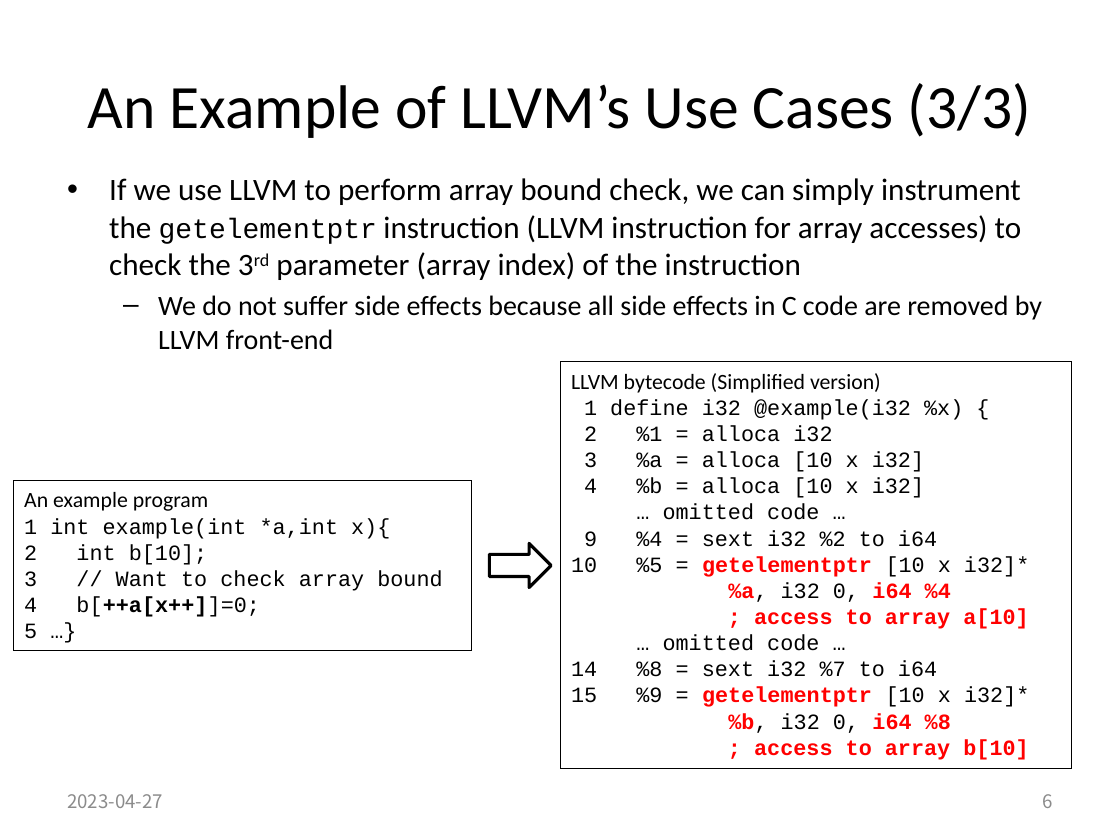
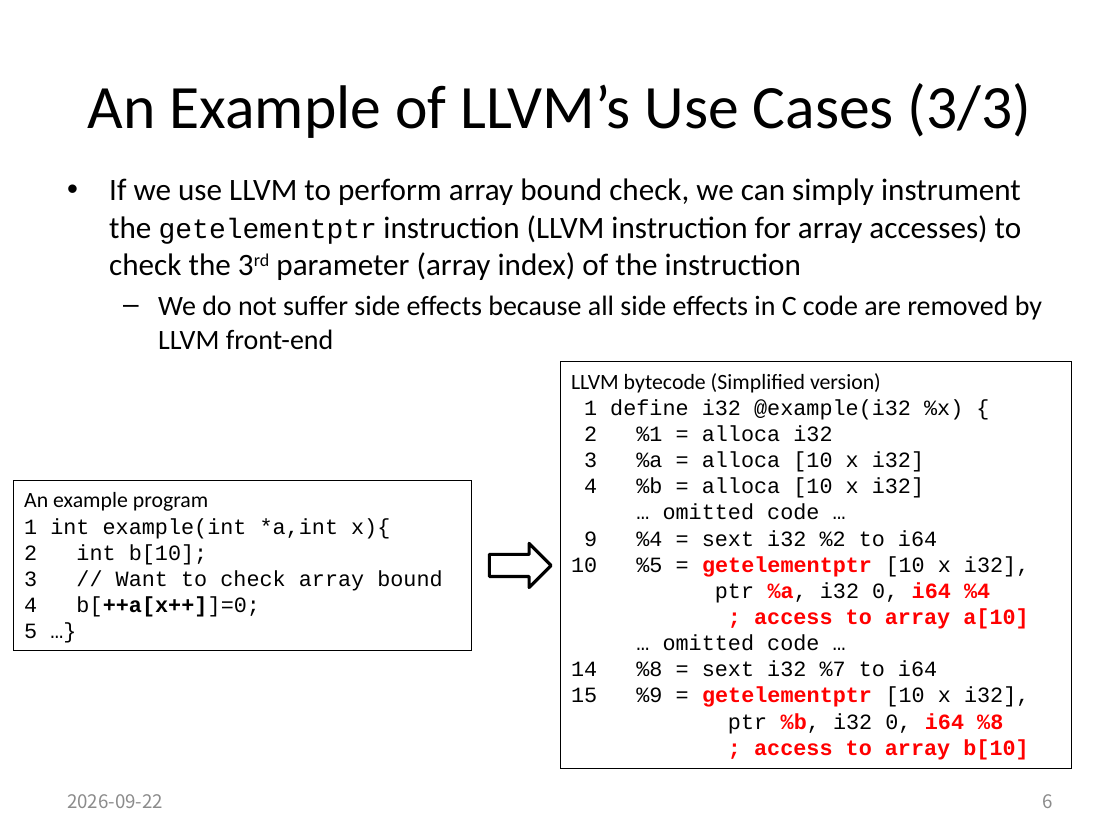
Before and after one commit to swtv-kaist/cs40508-fall26, a slide deck: slide 6 of 3-clang-llvm/lec14-clang-vs-llvm-v2.pptx. Drawn at 1120x840 pixels with LibreOffice and Linux fonts; fonts in the diff are those of the drawing. Boxes give left, top, right and bottom in pixels: in the first picture for what was removed or moved away, otherwise in the second. Text is boxed around its words. In the diff, an @@ line names an element or a change of style, - is before the commit and + after.

Commit message:
Lecture slides update according to LLVM version upgrade to 20

```diff
--- a/3-clang-llvm/lec14-clang-vs-llvm-v2.pptx
+++ b/3-clang-llvm/lec14-clang-vs-llvm-v2.pptx
@@ text in rectangle at <box>571,556,1029,603</box>: text changed @@
-10 %5 = getelementptr [10 x i32]*
-%a, i32 0, i64 %4
+10 %5 = getelementptr [10 x i32],
+ptr %a, i32 0, i64 %4
@@ text in rectangle at <box>571,687,1029,734</box>: text changed @@
-15 %9 = getelementptr [10 x i32]*
-%b, i32 0, i64 %8
+15 %9 = getelementptr [10 x i32],
+ptr %b, i32 0, i64 %8
@@ text at <box>67,794,163,808</box>: text changed @@
-2023-04-27
+2026-09-22
```
Also in this commit, not shown: 6 other slides changed, 22 other files.
